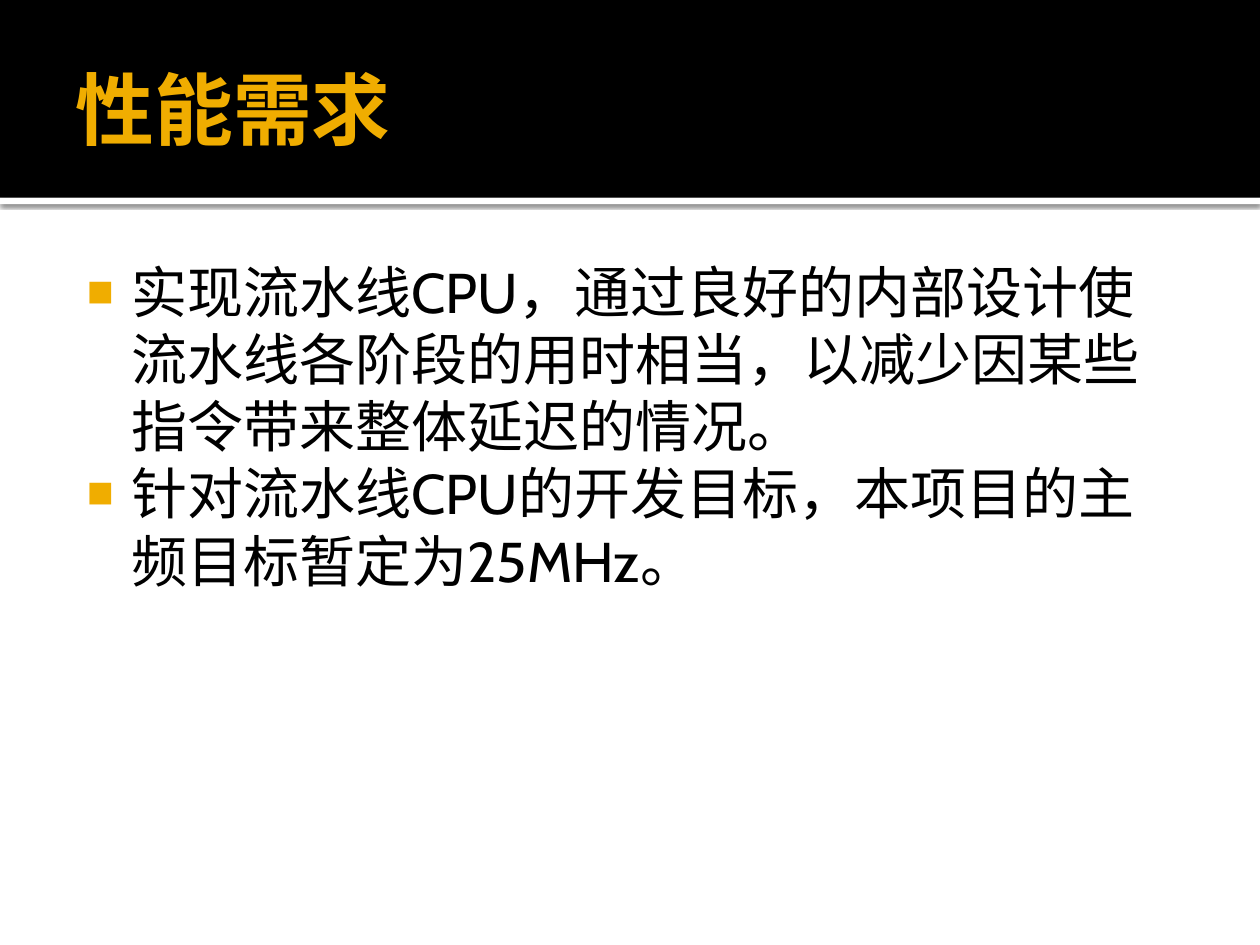
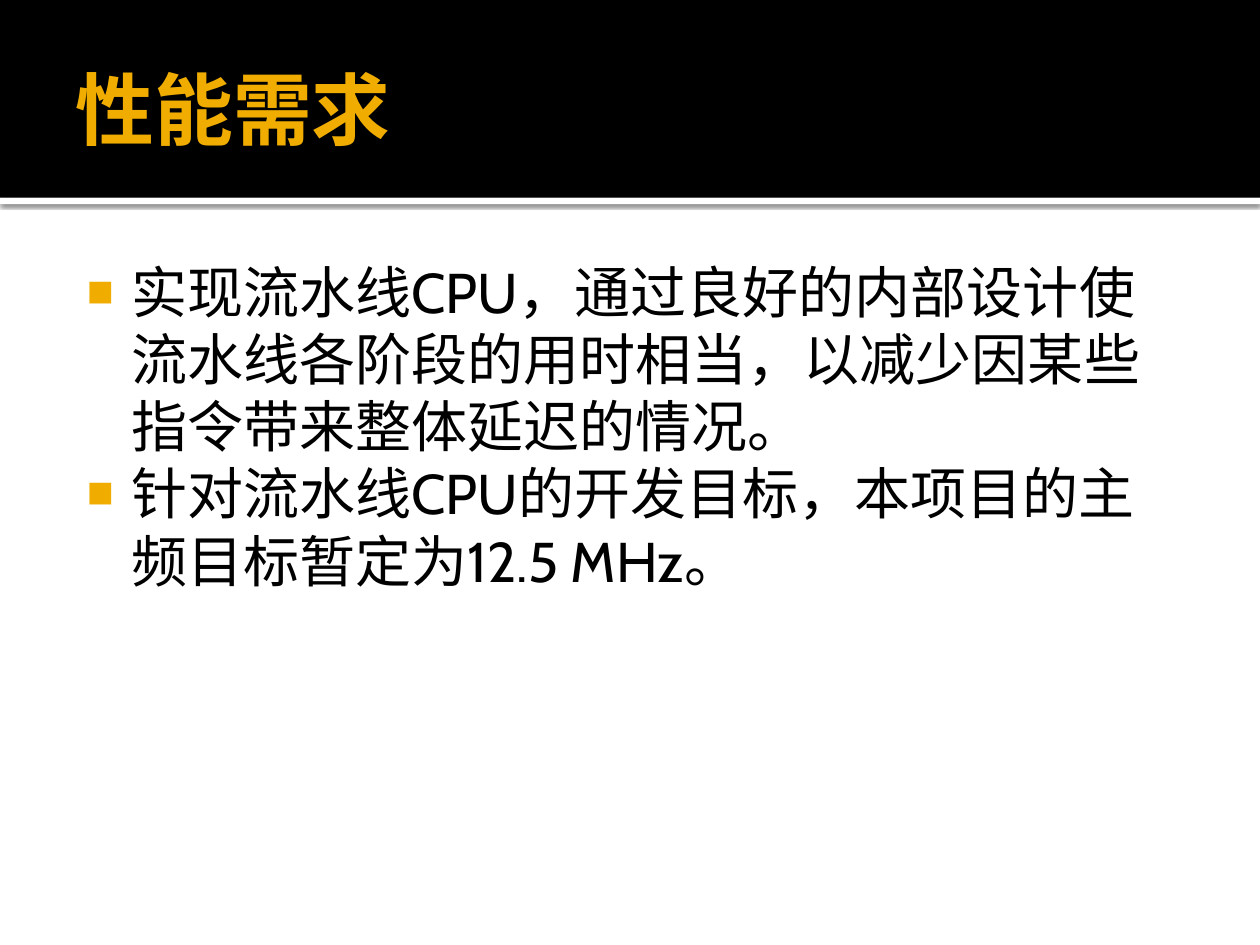
Before and after one commit to xwj95/Atom, a slide deck: slide 44 of report/requirement/32位MIPS综合实验项目需求分析.pptx (slide 23 before the commit). Drawn at 1260x945 pixels with LibreOffice and Linux fonts; fonts in the diff are those of the drawing. Boxes give left, top, right and bottom in pixels: in the first picture for what was removed or moved away, otherwise in the second. Text is boxed around its words. In the diff, an @@ line names an element or a change of style, - is before the commit and + after.

Commit message:
需求分析PPT第一稿

```diff
--- a/report/requirement/32位MIPS综合实验项目需求分析.pptx
+++ b/report/requirement/32位MIPS综合实验项目需求分析.pptx
@@ text at (131,467,1135,587): text changed @@
-■ 针对流水线CPU的开发目标，本项目的主频目标暂定为25MHz。
+■ 针对流水线CPU的开发目标，本项目的主频目标暂定为12.5 MHz。
```
Also in this commit, not shown: 20 other slides changed, 22 slides added, 1 slide removed.
